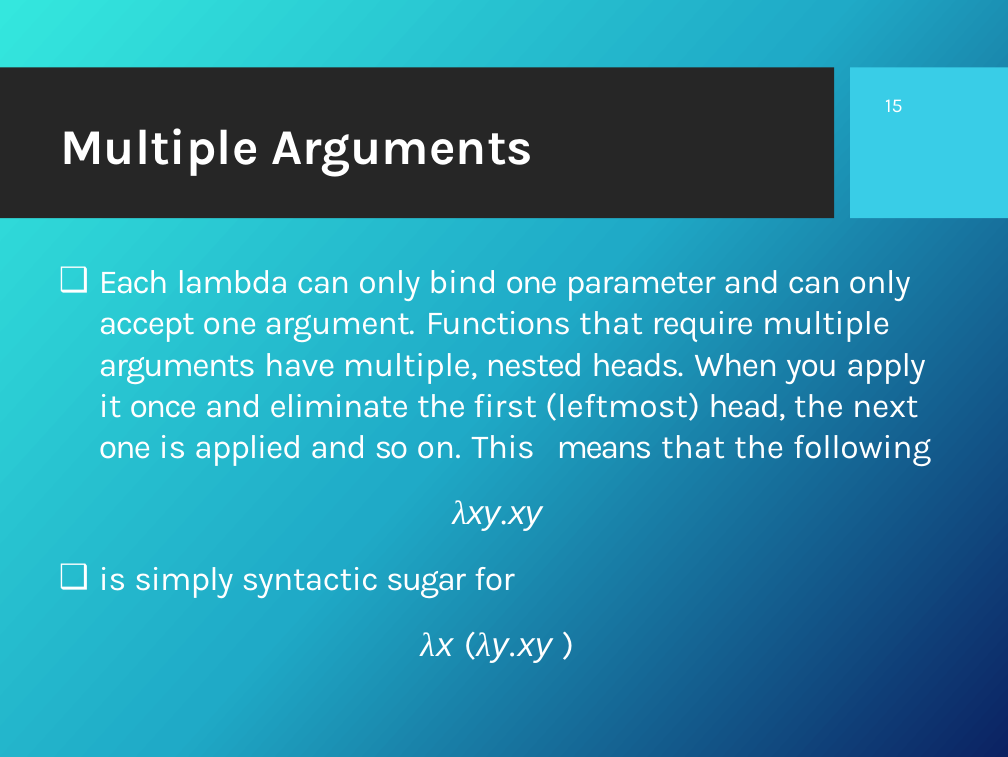
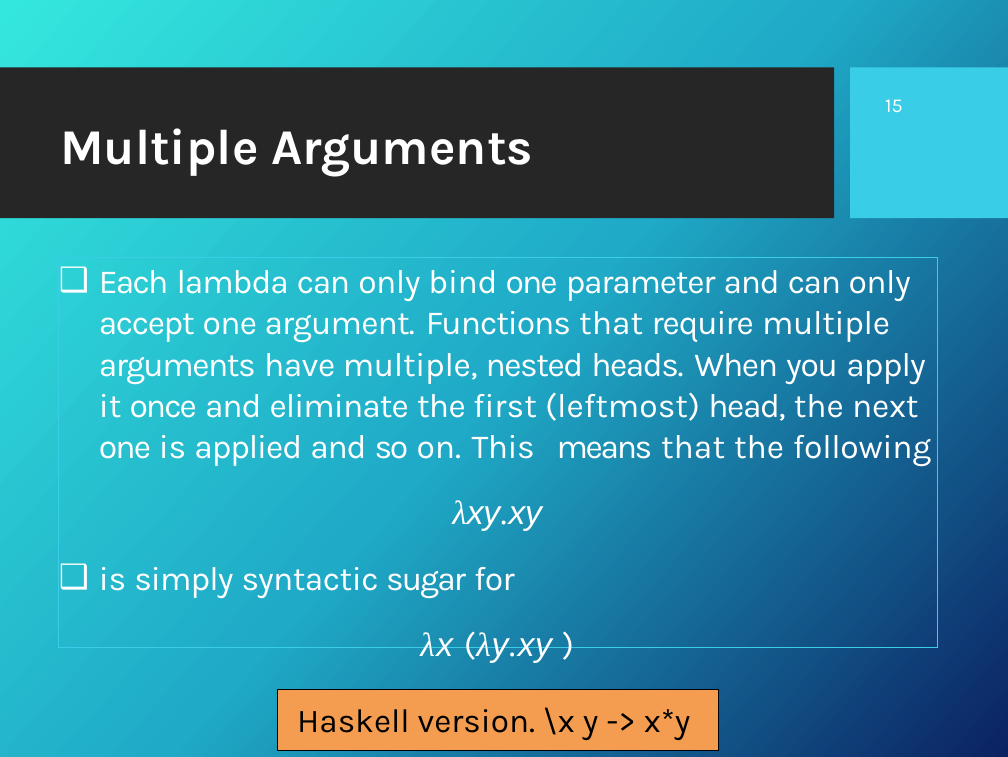
Before and after one commit to Fun-Prog-26/fun-prog-26, a slide deck: slide 15 of topic04-functions-and-lambda-calculus/unit-04a-lectures/wip/talk-2/b-lambda-calculus.pptx. Drawn at 1008x757 pixels with LibreOffice and Linux fonts; fonts in the diff are those of the drawing; background and template pictures are left out. Boxes give left, top, right and bottom in pixels: in the first picture for what was removed or moved away, otherwise in the second. Text is boxed around its words. In the diff, an @@ line names an element or a change of style, - is before the commit and + after.

```diff
--- a/topic04-functions-and-lambda-calculus/unit-04a-lectures/wip/talk-2/b-lambda-calculus.pptx
+++ b/topic04-functions-and-lambda-calculus/unit-04a-lectures/wip/talk-2/b-lambda-calculus.pptx
@@ text "Each lambda can only bind ...": place and size @@
-text "Each lambda can only bind ..." at box(99, 270, 931, 663)
+text "Each lambda can only bind ..." at box(58, 258, 936, 668)
@@ text "Each lambda can only bind ..." at box(58, 258, 936, 668): outline none to #39CDE7 0.75 pt @@
@@ rectangle added at box(278, 690, 718, 750), fill #F49D50, outline #000000 0.75 pt, 12 pt, text #000000 @@
+Haskell version. \x y -> x*y
```
Also in this commit, not shown: 1 other slide changed, 4 slides added, 14 other files.
